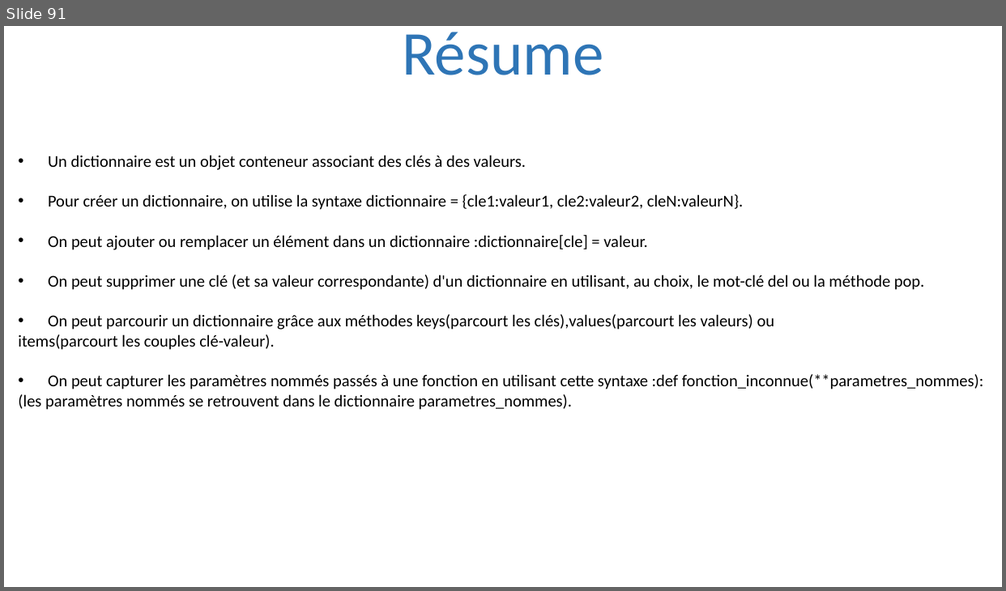
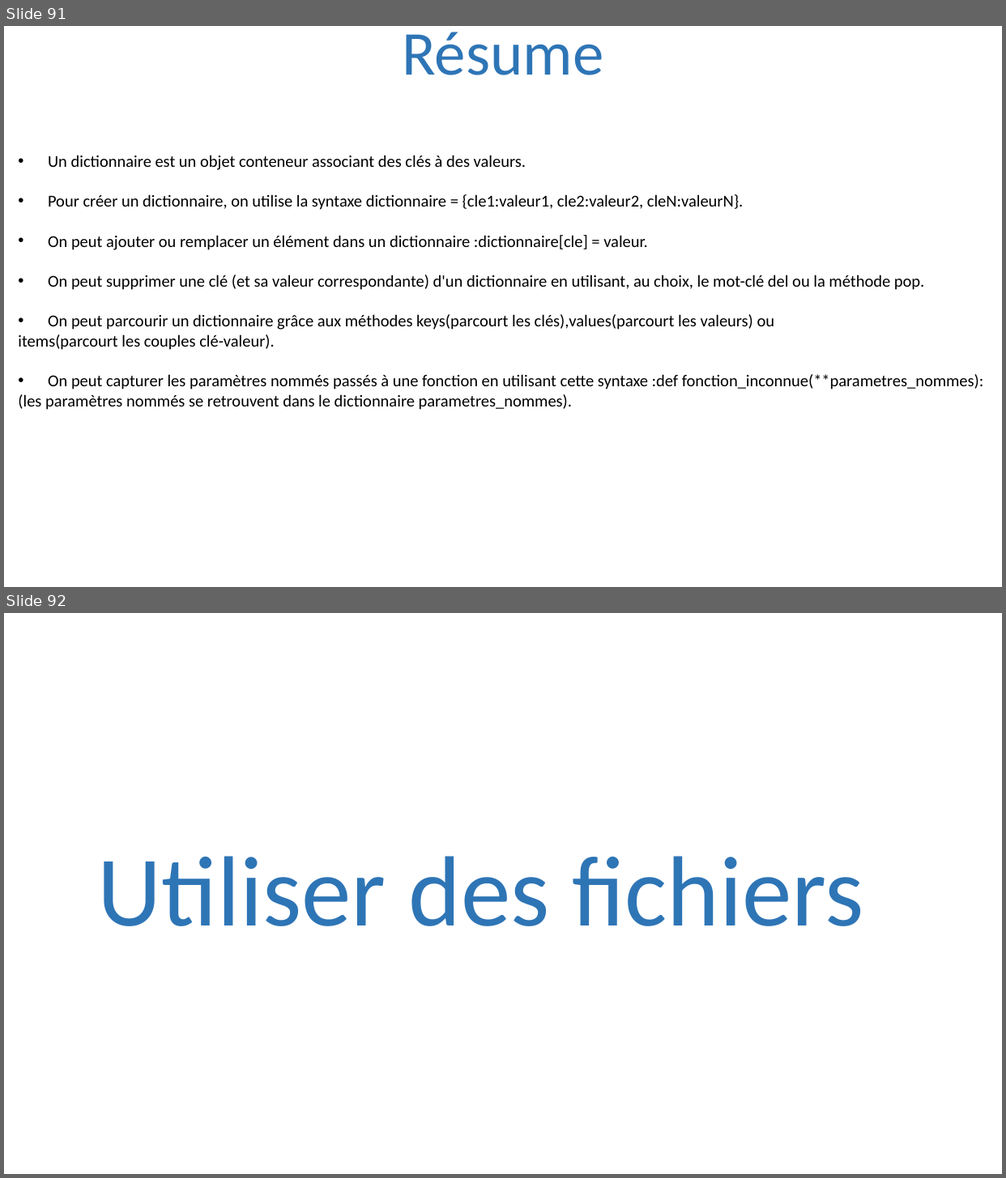
Before and after one commit to julienPalleau/PythonDoc, a slide deck: Python-resume.pptx. Shown one above the other, each under a label of ours: slide 91 before the commit, slides 91 and 92 after it. The pictures are 1006x591 and 1006x1178 pixels, drawn with LibreOffice and Linux fonts; fonts in the diff are those of the drawing. Boxes give left, top, right and bottom in pixels: in the first picture for what was removed or moved away, otherwise in the second. Text is boxed around its words. In the diff, an @@ line names an element or a change of style, - is before the commit and + after.

```diff
--- a/Python-resume.pptx
+++ b/Python-resume.pptx
@@ slide 92 added at box(4, 613, 1002, 1174), background #FFFFFF @@
@@ title added at box(97, 856, 864, 926), 96 pt, text #2E75B6 @@
+Utiliser des fichiers
```
Also in this commit, not shown: 5 other slides added.
